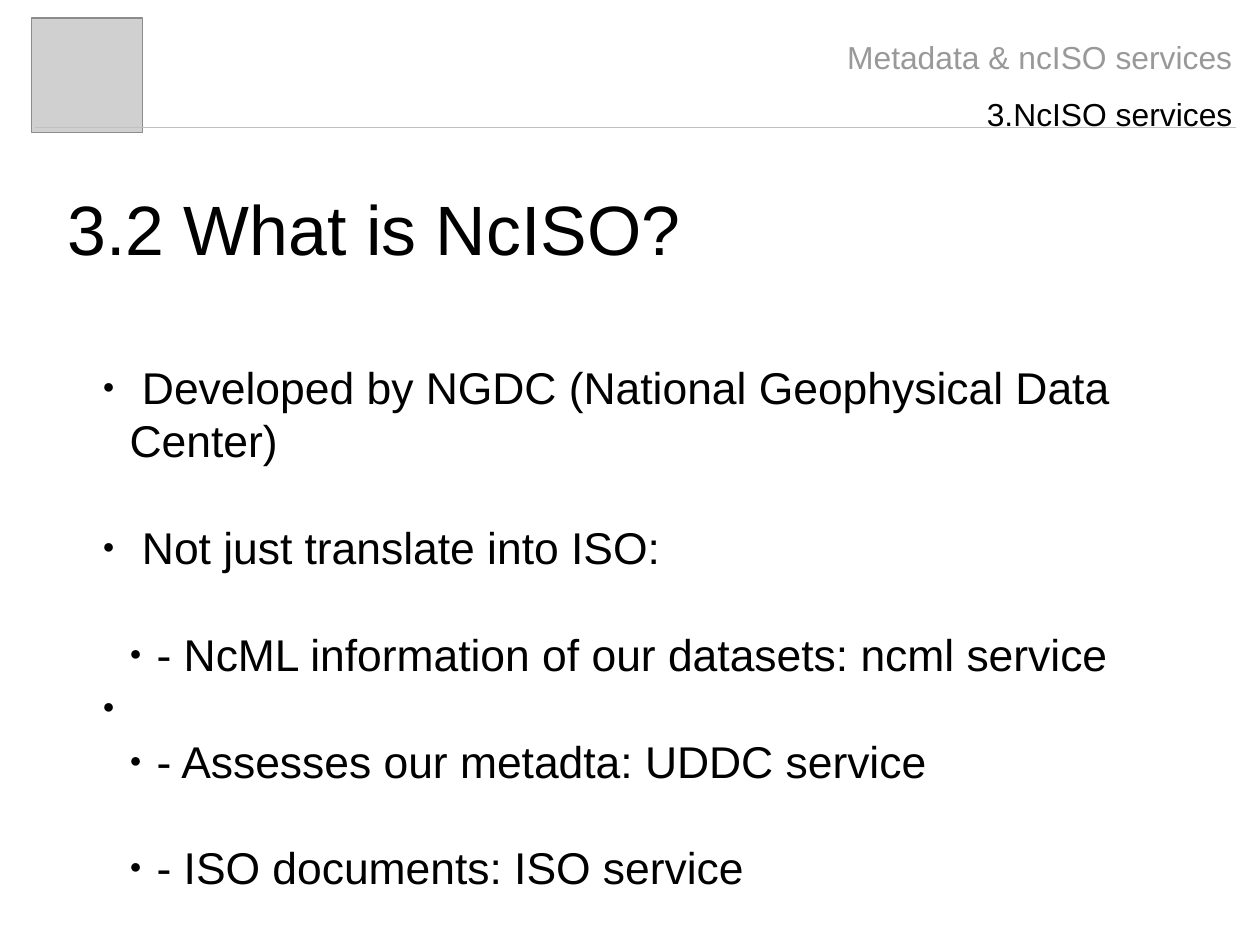
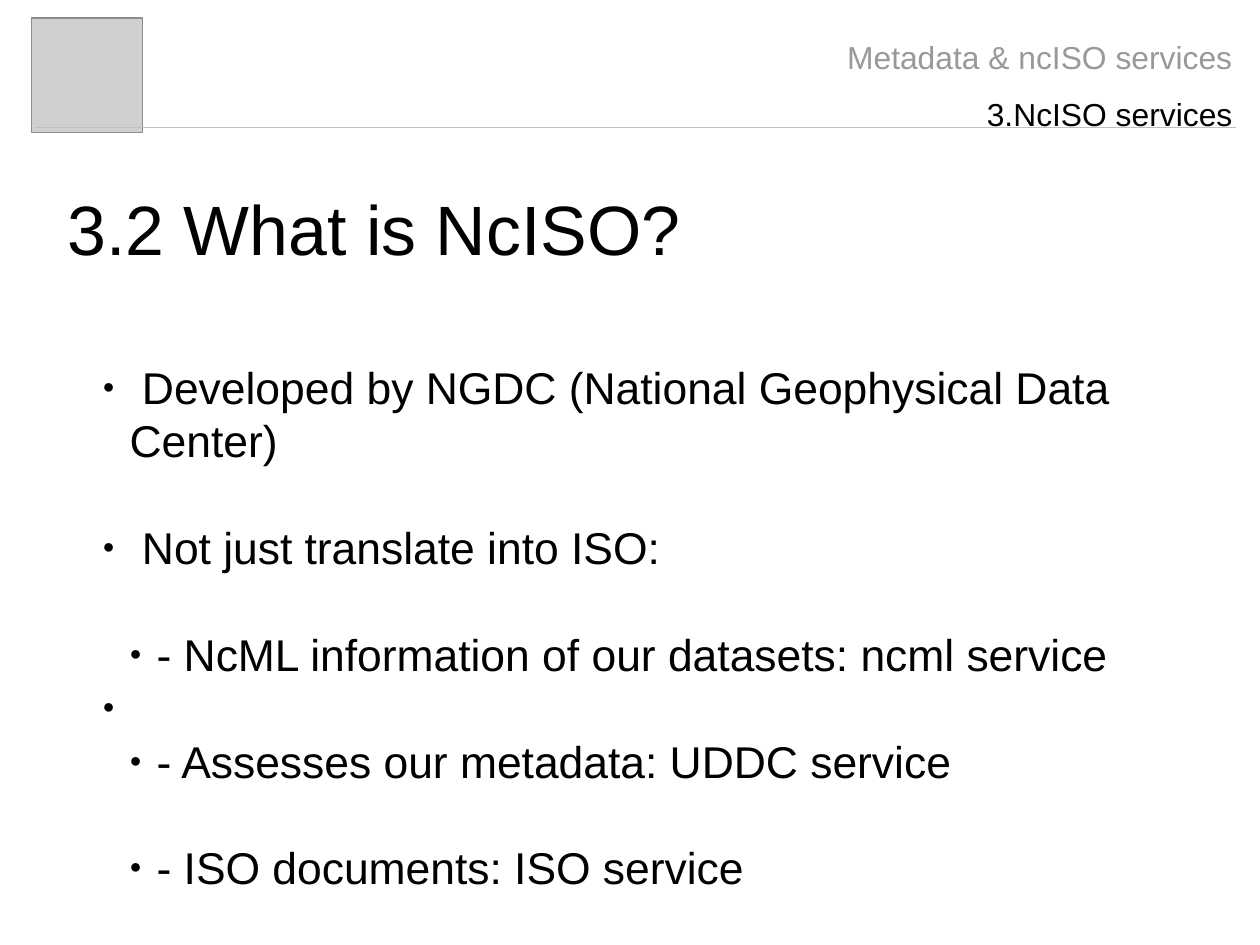
Before and after one commit to Unidata/thredds, a slide deck: slide 10 of docs/web/thredds/tech/tds4.3/reference/ncISO/metadata_ncISO.odp. Drawn at 1260x945 pixels with LibreOffice and Linux fonts; fonts in the diff are those of the drawing; grey boxes stand for pictures. Boxes give left, top, right and bottom in pixels: in the first picture for what was removed or moved away, otherwise in the second. Text is boxed around its words. In the diff, an @@ line names an element or a change of style, - is before the commit and + after.

```diff
--- a/docs/web/thredds/tech/tds4.3/reference/ncISO/metadata_ncISO.odp
+++ b/docs/web/thredds/tech/tds4.3/reference/ncISO/metadata_ncISO.odp
@@ text at (181, 745, 951, 779): text changed @@
-  ● - Assesses our metadta: UDDC service
+  ● - Assesses our metadata: UDDC service
```
Also in this commit, not shown: 1 other slide changed, 1 other file.
